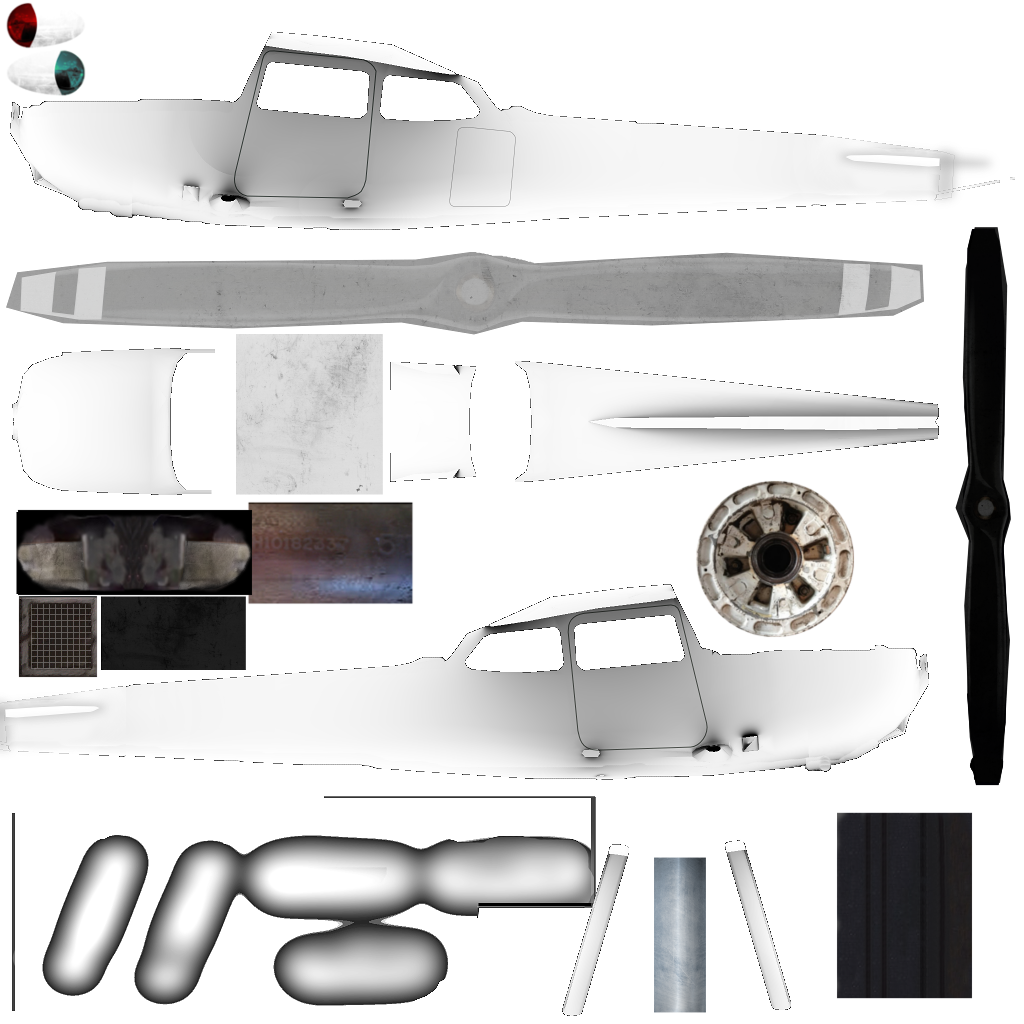
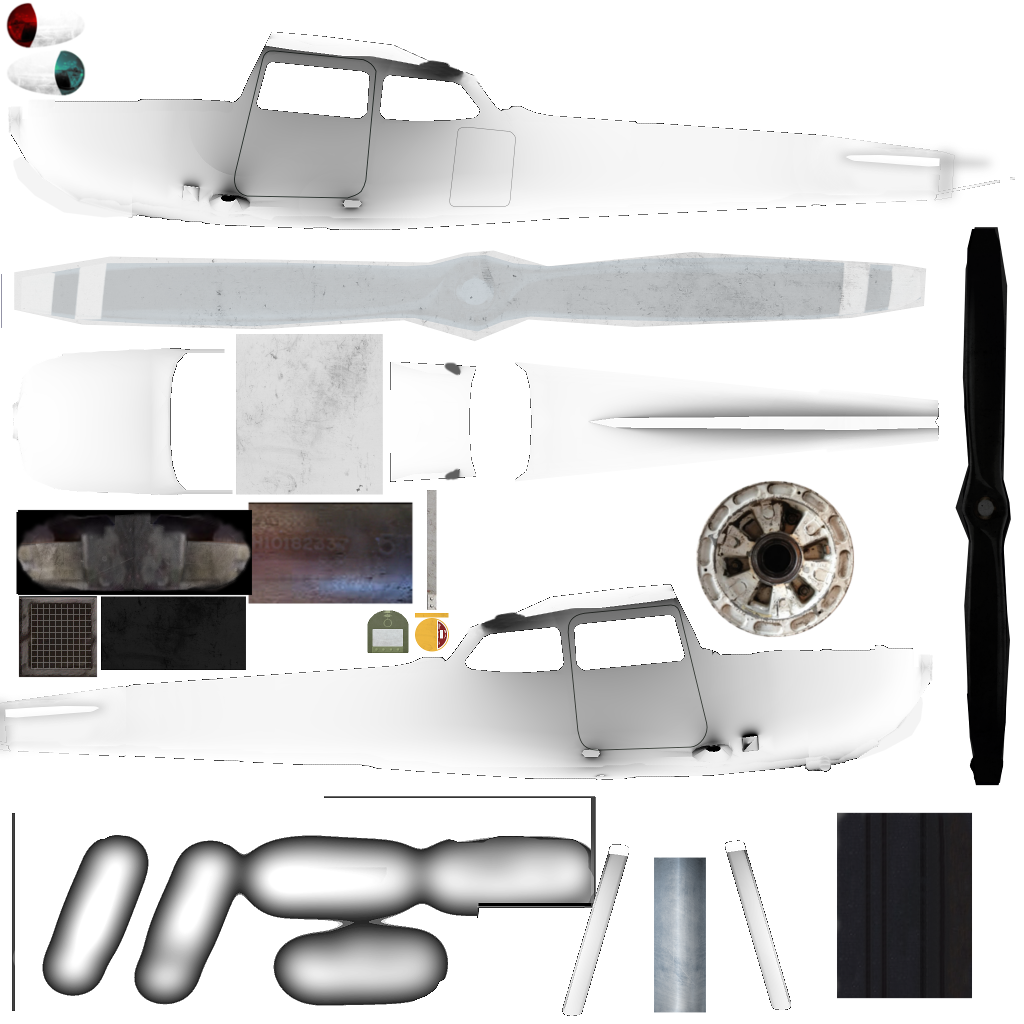
Before/after of a 1024px x 1024px layered artwork. What changed in the layer stack:
renamed "Clipboard #2" to "height map", hid it, opacity 100% → 51%, painted on it over [1, 42, 1011, 999]
removed layer "Clipboard #1" over [961, 229, 1011, 786]
removed layer "fuselage2.png" over [1, 42, 1011, 999]
added layer "other objects" above "shadows" over [1, 42, 1011, 999]
added layer "shadows" above "fuselage-lines.png" over [1, 42, 1011, 999]
added layer "fuselage-lines.png" above "Layer #1" over [234, 50, 708, 751]
added layer "Layer #1" over [1, 42, 1011, 999]
